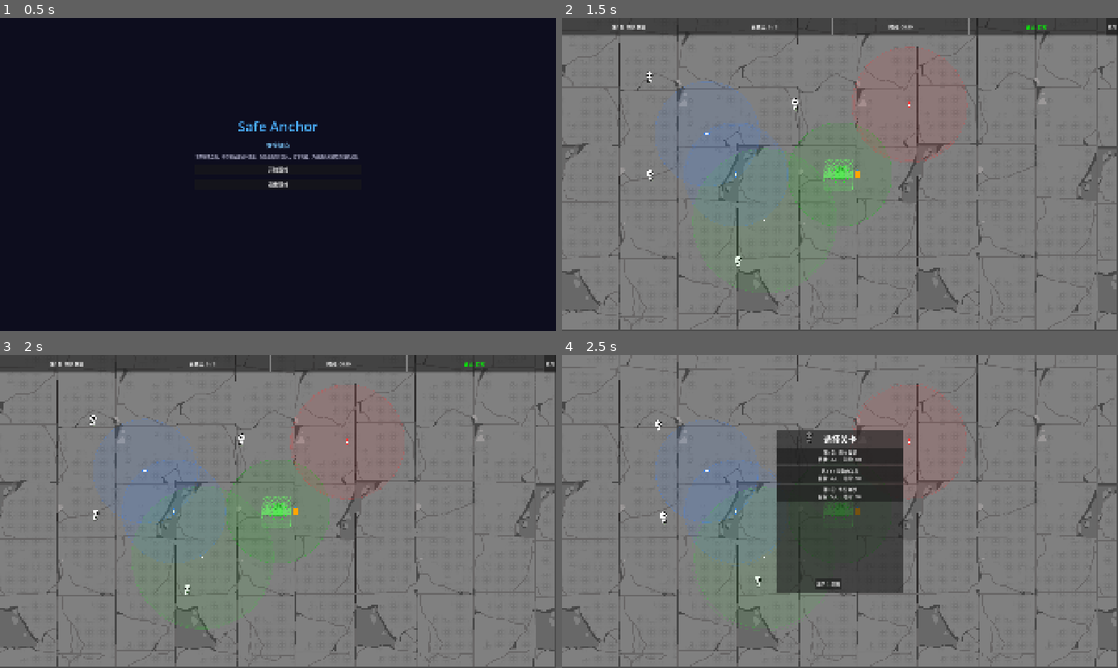
Above: before the commit, frames 1-4 (two rows, left to right).
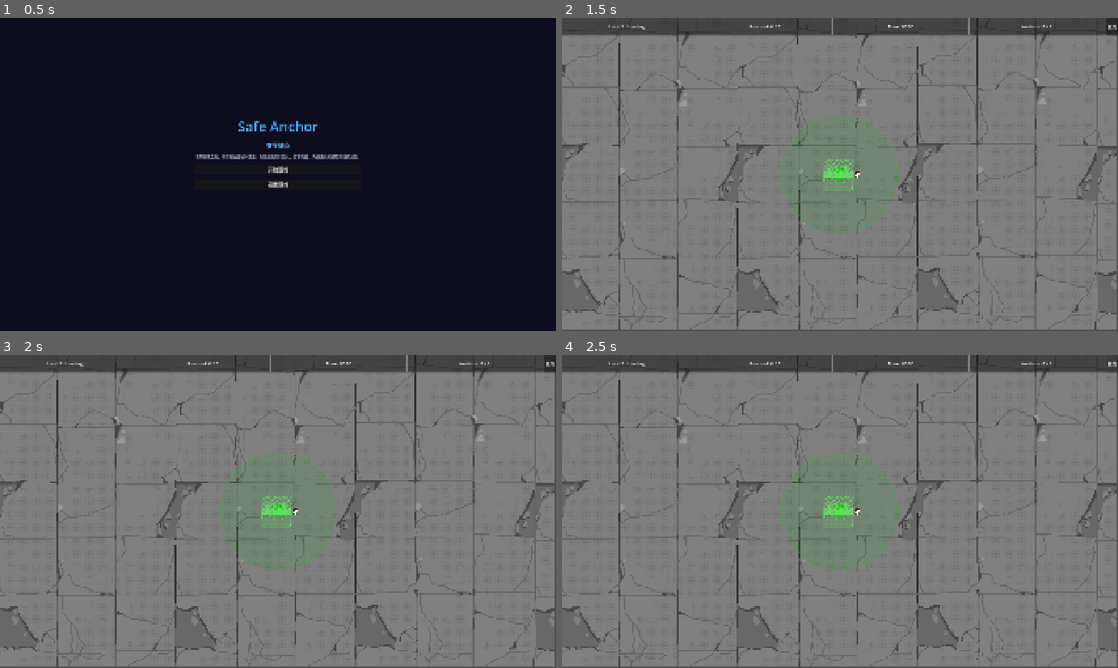
Above: after the commit, the same moments.

Repository: kunk70352-png/Safe-Anchor
Game: Godot game, scene res://src/main/main.tscn
Same seed, same stepped clock (60 frames per second), same inputs: the game is played once before the commit and once after it.
Inputs:
- Up to frame 1 (0.5 s): no input
- Up to frame 2 (1.5 s): click "开始游戏" at 0.5 s; click "第1关: 初次救援 目标: 3人 | 时间: 60s" at 1.25 s
- Up to frame 3 (2 s): no input
- Up to frame 4 (2.5 s): click "放弃" at 2 s

Frame 1 is identical in both runs. In frame 2, 1.7% of the frame differs, in the area x 8-88%, y 2-88%; in frame 3, 1.7%; in frame 4, 18%, in the area x 0-100%, y 0-88%.
Error after the commit: Parse Error: Could not parse global class "Player" from "res://src/player/player.gd". (res://src/world/world.gd:14)

Commit message:
绑定玩家动画

Diff:
--- a/src/player/player.gd
+++ b/src/player/player.gd
@@ -9,6 +9,8 @@
 var charge_time: float = 0.0
 var charge_power: float = 0.0
 var last_move_dir: Vector2 = Vector2.RIGHT
+
+@onready var sprite: AnimatedSprite2D = $AnimatedSprite2D
 
 ## 移动速度（像素/秒）
 @export var move_speed: float = 200.0
@@ -56,6 +58,7 @@
 			elif _held_anchor == null:
 				state = PlayerState.IDLE
 
+		_update_animation()
 	queue_redraw()
 
 
@@ -91,12 +94,24 @@
 	pass
 
 
+func _update_animation() -> void:
+	if not sprite:
+		return
+	var moving := velocity.length() > 10.0
+	if state == PlayerState.CHARGING:
+		if sprite.sprite_frames and sprite.sprite_frames.has_animation("charge"):
+			sprite.play("charge")
+	elif moving:
+		if sprite.sprite_frames and sprite.sprite_frames.has_animation("walk"):
+			sprite.play("walk")
+	else:
+		if sprite.sprite_frames and sprite.sprite_frames.has_animation("idle"):
+			sprite.play("idle")
+	if absf(velocity.x) > 10.0:
+		sprite.flip_h = velocity.x < 0
+
+
 func _draw() -> void:
-	var half := 10.0
-	draw_rect(Rect2(-half, -half, half * 2, half * 2), Color.ORANGE, true)
-	if _held_anchor != null:
-		draw_circle(Vector2(0, -half - 4), 3.0, Color.DODGER_BLUE)
-
 	if state != PlayerState.CHARGING or _held_anchor == null:
 		return
 
--- a/src/player/player.tscn
+++ b/src/player/player.tscn
@@ -1,10 +1,99 @@
-[gd_scene load_steps=2 format=3 uid="uid://cplyr1"]
+[gd_scene format=3 uid="uid://cplyr1"]
 
-[ext_resource type="Script" path="res://src/player/player.gd" id="1_script"]
+[ext_resource type="Script" uid="uid://dvfu31usei4vf" path="res://src/player/player.gd" id="1_script"]
+[ext_resource type="Texture2D" uid="uid://ca1hxk8uj2nu2" path="res://assets/sprites/ss_character_walking.png" id="2_rxibo"]
 
-[node name="Player" type="CharacterBody2D" groups=["player"]]
+[sub_resource type="AtlasTexture" id="AtlasTexture_mf2ua"]
+atlas = ExtResource("2_rxibo")
+region = Rect2(0, 0, 64, 64)
+
+[sub_resource type="AtlasTexture" id="AtlasTexture_244u8"]
+atlas = ExtResource("2_rxibo")
+region = Rect2(64, 0, 64, 64)
+
+[sub_resource type="AtlasTexture" id="AtlasTexture_5f2sf"]
+atlas = ExtResource("2_rxibo")
+region = Rect2(128, 0, 64, 64)
+
+[sub_resource type="AtlasTexture" id="AtlasTexture_jiejy"]
+atlas = ExtResource("2_rxibo")
+region = Rect2(192, 0, 64, 64)
+
+[sub_resource type="AtlasTexture" id="AtlasTexture_o822w"]
+atlas = ExtResource("2_rxibo")
+region = Rect2(256, 0, 64, 64)
+
+[sub_resource type="AtlasTexture" id="AtlasTexture_x42xx"]
+atlas = ExtResource("2_rxibo")
+region = Rect2(320, 0, 64, 64)
+
+[sub_resource type="AtlasTexture" id="AtlasTexture_l271a"]
+atlas = ExtResource("2_rxibo")
+region = Rect2(384, 0, 64, 64)
+
+[sub_resource type="AtlasTexture" id="AtlasTexture_8ydov"]
+atlas = ExtResource("2_rxibo")
+region = Rect2(448, 0, 64, 64)
+
+[sub_resource type="AtlasTexture" id="AtlasTexture_ylhto"]
+atlas = ExtResource("2_rxibo")
+region = Rect2(512, 0, 64, 64)
+
+[sub_resource type="AtlasTexture" id="AtlasTexture_cwolq"]
+atlas = ExtResource("2_rxibo")
+region = Rect2(576, 0, 64, 64)
+
+[sub_resource type="SpriteFrames" id="SpriteFrames_cyqww"]
+animations = [{
+"frames": [{
+"duration": 1.0,
+"texture": SubResource("AtlasTexture_mf2ua")
+}, {
+"duration": 1.0,
+"texture": SubResource("AtlasTexture_244u8")
+}, {
+"duration": 1.0,
+"texture": SubResource("AtlasTexture_5f2sf")
+}, {
+"duration": 1.0,
+"texture": SubResource("AtlasTexture_jiejy")
+}, {
+"duration": 1.0,
+"texture": SubResource("AtlasTexture_o822w")
+}, {
+"duration": 1.0,
+"texture": SubResource("AtlasTexture_x42xx")
+}, {
+"duration": 1.0,
+"texture": SubResource("AtlasTexture_l271a")
+}, {
+"duration": 1.0,
+"texture": SubResource("AtlasTexture_8ydov")
+}, {
+"duration": 1.0,
+"texture": SubResource("AtlasTexture_ylhto")
+}, {
+"duration": 1.0,
+"texture": SubResource("AtlasTexture_cwolq")
+}],
+"loop": 1,
+"name": &"default",
+"speed": 10.0
+}]
+
+[node name="Player" type="CharacterBody2D" unique_id=1499940106 groups=["player"]]
 collision_layer = 8
-collision_mask = 1
 script = ExtResource("1_script")
+move_speed = null
+min_throw = null
+max_throw = null
+charge_speed = null
+curve_height = null
+pickup_dist = null
 
-[node name="Sprite2D" type="Sprite2D" parent="."]
+[node name="Sprite2D" type="Sprite2D" parent="." unique_id=382338018]
+
+[node name="AnimatedSprite2D" type="AnimatedSprite2D" parent="." unique_id=187867651]
+scale = Vector2(0.5, 0.5)
+sprite_frames = SubResource("SpriteFrames_cyqww")
+frame_progress = 0.25803506
Binary file added: assets/sprites/ss_character_walking.png
